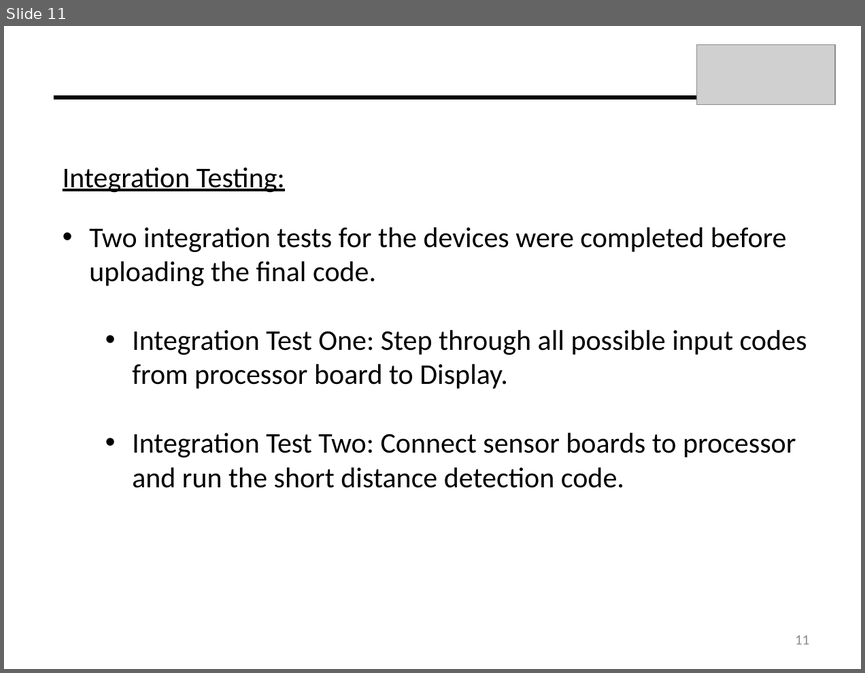
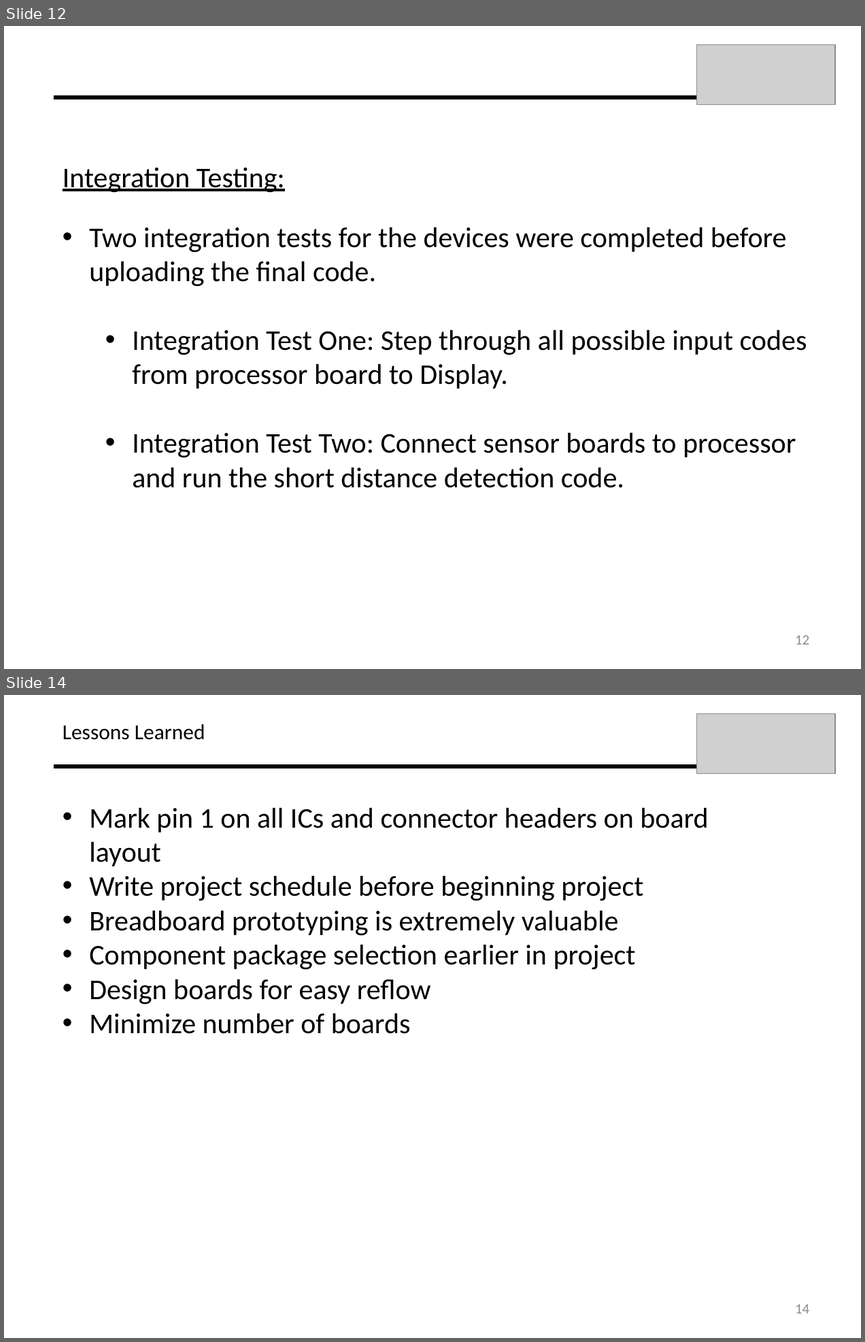
Before and after one commit to dfrister/Practicum2014, a slide deck: Presentation/T04_Presentation.pptx. Shown one above the other, each under a label of ours: slide 11 before the commit, slides 12 and 14 after it; the slides between them are not shown. The pictures are 865x673 and 865x1342 pixels, drawn with LibreOffice and Linux fonts; fonts in the diff are those of the drawing; grey boxes stand for pictures. Boxes give left, top, right and bottom in pixels: in the first picture for what was removed or moved away, otherwise in the second. Text is boxed around its words. In the diff, an @@ line names an element or a change of style, - is before the commit and + after.

```diff
--- a/Presentation/T04_Presentation.pptx
+++ b/Presentation/T04_Presentation.pptx
@@ slide 14 added at (4,695,861,1338), background #FFFFFF @@
@@ picture added at (696,714,835,774) @@
@@ text added at (62,724,205,740), 18 pt, text #000000 @@
+Lessons Learned
@@ line added from (696, 766) to (54, 766), #000000 3 pt @@
@@ text added at (89,807,708,1034), 24 pt, text #000000 @@
+• Mark pin 1 on all ICs and connector headers on board layout
+• Write project schedule before beginning project
+• Breadboard prototyping is extremely valuable
+• Component package selection earlier in project
+• Design boards for easy reflow
+• Minimize number of boards
@@ page number added at (795,1304,809,1313), 12 pt, text #8C8C8C @@
+14
@@ what was slide 11 is now slide 12 @@
@@ page number at (795,635,809,644): text changed @@
-11
+12
```
Also in this commit, not shown: 2 slides changed, 5 other slides added, 5 slides removed, 5 other files.
